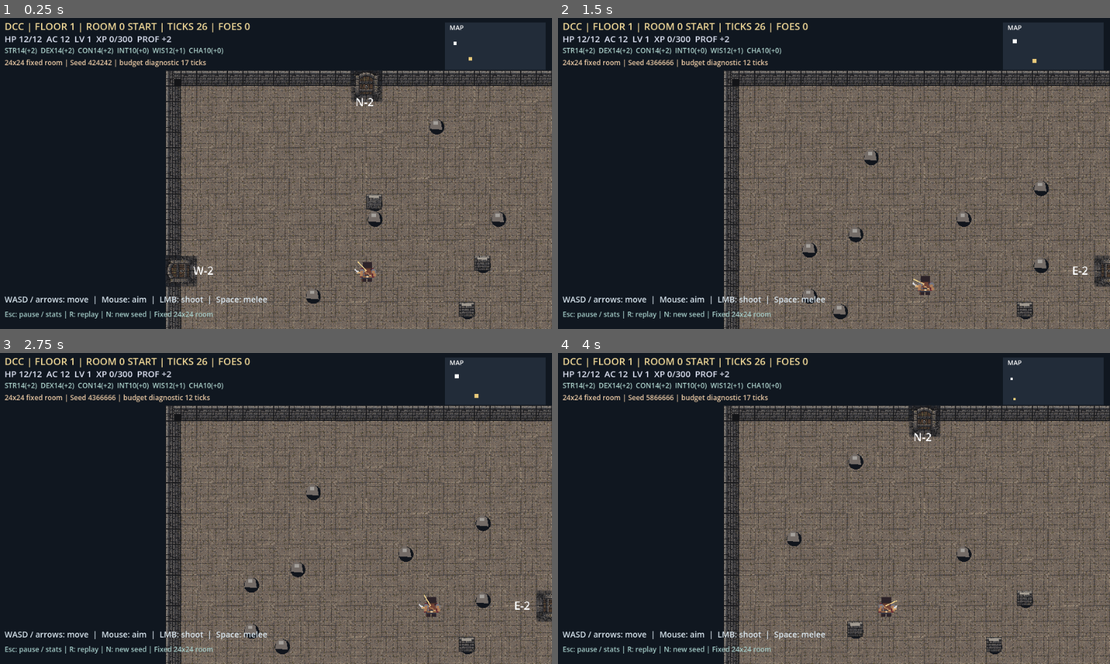
Above: before the commit, frames 1-4 (two rows, left to right).
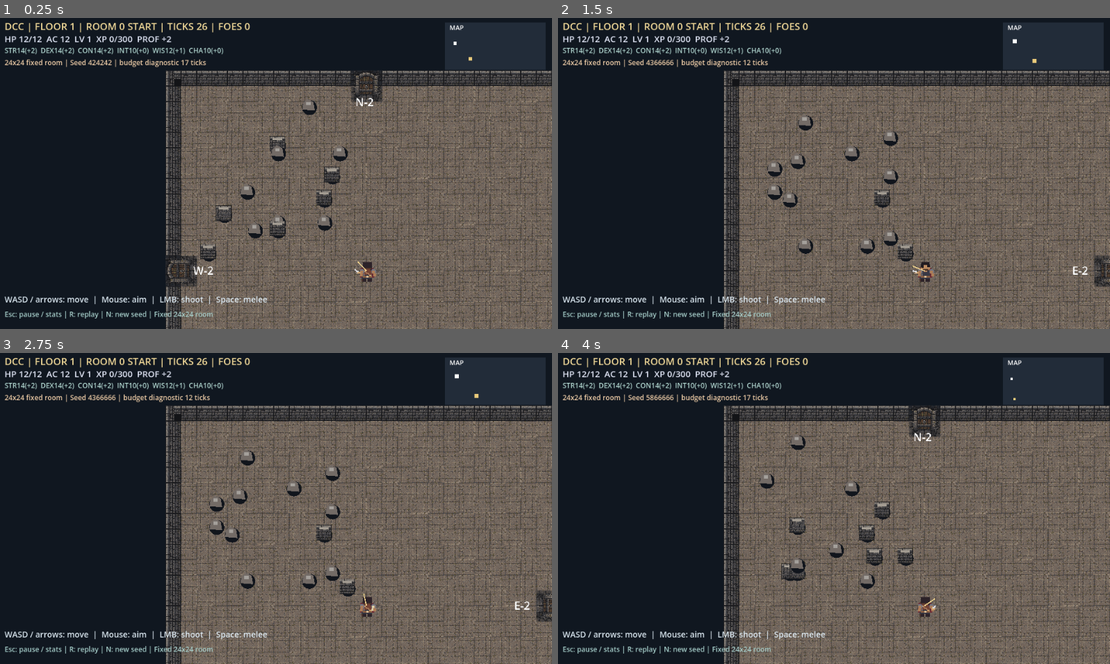
Above: after the commit, the same moments.

Repository: DrFlGd/DCC-Game
Game: Godot game, scene res://scenes/Main.tscn
Same seed, same stepped clock (60 frames per second), same inputs: the game is played once before the commit and once after it.
Inputs (mouse positions are in pixels of both pictures, inside the frame that each line leads up to):
- Up to frame 1 (0.25 s): no input
- Up to frame 2 (1.5 s): tap Enter at 0.5 s; move the mouse to (955, 157) at 0.52 s; hold D 0.53-1.28 s; tap R at 0.6 s; click (955, 157) at 0.67 s; tap Space at 0.77 s; move the mouse to (723, 189) at 1.27 s; hold S from 1.28 s (still down); tap N at 1.35 s
- Up to frame 3 (2.75 s): tap Space at 1.52 s; move the mouse to (331, 440) at 2.02 s; release S at 2.03 s; hold D from 2.03 s (still down); tap R at 2.1 s
- Up to frame 4 (4 s): move the mouse to (806, 570) at 2.77 s; release D at 2.78 s; hold W 2.78-3.53 s; tap N at 2.85 s; click (806, 570) at 2.92 s; tap Space at 3.02, 3.77 s; move the mouse to (999, 555) at 3.52 s; hold A from 3.53 s (still down); tap R at 3.6 s

The runs differ from the first frame. In frame 1, 1.8% of the frame differs, in the area x 36-92%, y 26-97%; in frame 2, 1.9%; in frame 3, 1.9%; in frame 4, 2.1%, in the area x 36-87%, y 26-97%.

Commit message:
feat(rooms): align obstacle collision and exit grid to 16px tiles

Diff:
--- a/game/scripts/room_contents.gd
+++ b/game/scripts/room_contents.gd
@@ -2,7 +2,7 @@
 ## Deterministic 24x24 obstacle/decoration map. Every linked exit is reachable
 ## from the center and from every other exit (flood fill on 4-neighbor cells).
 const SIZE := 24
-const TILE := 32.0
+const TILE := 16.0
 const DIRECTIONS := [Vector2i.UP, Vector2i.RIGHT, Vector2i.DOWN, Vector2i.LEFT]
 
 static func portal_cells(direction: String) -> Array[Vector2i]:
